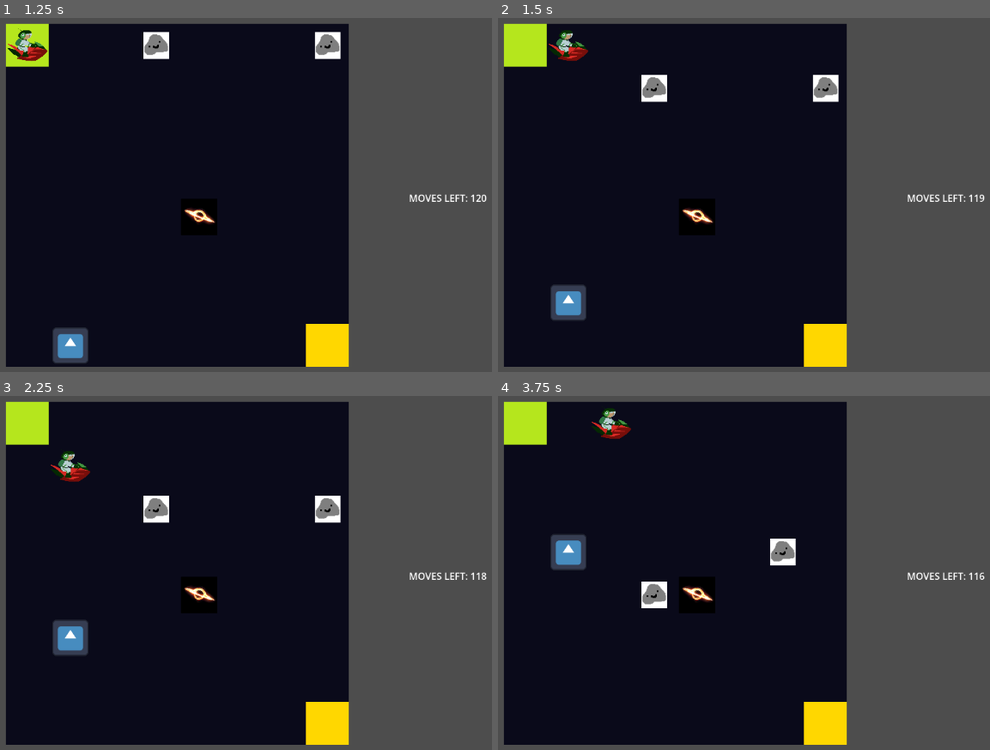
Above: before the commit, frames 1-4 (two rows, left to right).
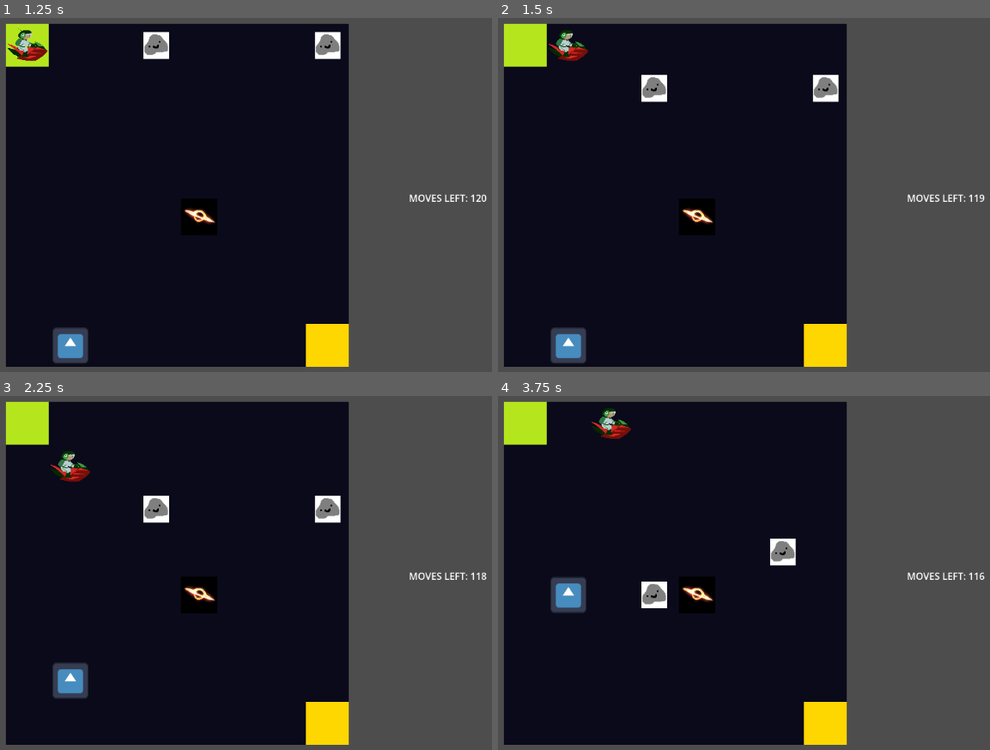
Above: after the commit, the same moments.

Repository: XilefEel/gameseed-2026
Game: Godot game, scene res://scenes/MainMenu.tscn
The game is run twice, just before and just after one commit, with the same random seed, the same clock (stepped at 60 frames per second) and the same inputs. The engine's default icon, where the game draws it, is replaced by a stand-in: a white triangle on a blue panel in a dark square.
Inputs:
- Up to frame 1 (1.25 s): click "Play" at 0.5 s
- Up to frame 2 (1.5 s): tap Enter at 1.25 s; hold Right (ui_right) from 1.28 s (still down); hold Shift from 1.28 s (still down)
- Up to frame 3 (2.25 s): tap Space at 2 s; release Right (ui_right) at 2.03 s; release Shift at 2.03 s; hold Down (ui_down) from 2.03 s (still down); tap Shift at 2.1 s
- Up to frame 4 (3.75 s): tap Enter at 2.75 s; release Down (ui_down) at 2.78 s; hold Right (ui_right) 2.78-3.53 s; hold Shift 2.78-3.53 s; tap Space at 3.5 s; hold Up (ui_up) from 3.53 s (still down); tap Shift at 3.6 s

Frame 1 is identical in both runs. In frame 2, 1.5% of the frame differs, in the area x 10-18%, y 75-98%; in frame 3, 1.4%; in frame 4, 1.5%, in the area x 10-18%, y 39-62%.

Commit message:
updated pirate step logic and added tween for asteroid and pirate

Diff:
--- a/scripts/hazards/asteroid.gd
+++ b/scripts/hazards/asteroid.gd
@@ -15,7 +15,18 @@
 
 func step() -> void:
 	path_index = (path_index + 1) % path.size()
-	position = grid.map_to_local(path[path_index])
+	var target_pos = grid.map_to_local(path[path_index])
+	var duration = position.distance_to(target_pos) / 200.0
+
+	if path_index == 0:
+		position = target_pos
+	else:
+		create_tween().tween_property(
+			self,
+			"position",
+			target_pos,
+			duration
+		)
 
 
 func get_cell() -> Vector2i:
--- a/scripts/hazards/pirate.gd
+++ b/scripts/hazards/pirate.gd
@@ -34,6 +34,7 @@
 
 	is_chasing = true
 
+
 func setup_astar() -> void:
 	astar.region = Rect2i(0, 0, grid.GRID_SIZE, grid.GRID_SIZE)
 	astar.cell_size = Vector2(1, 1)
@@ -46,6 +47,7 @@
 			if not grid.is_wall(c):
 				astar.set_point_solid(c, false)
 
+
 func step(player_cell: Vector2i) -> void:
 	if not is_chasing:
 		return
@@ -56,4 +58,12 @@
 		return
 
 	cell = Vector2i(path[1])
-	position = grid.map_to_local(cell)
+	var target_pos = grid.map_to_local(cell)
+	var duration = position.distance_to(target_pos) / 200.0
+
+	create_tween().tween_property(
+		self,
+		"position",
+		target_pos,
+		duration
+	)
--- a/scripts/player/player_hazards.gd
+++ b/scripts/player/player_hazards.gd
@@ -35,8 +35,8 @@
 
 func step_pirates(player_cell: Vector2i) -> void:
 	for p in pirates:
+		p.step(player_cell)
 		p.check_line_of_sight(player_cell)
-		p.step(player_cell)
 
 
 func is_pirate_at(cell: Vector2i) -> bool:
--- a/scripts/player/player_movement.gd
+++ b/scripts/player/player_movement.gd
@@ -114,15 +114,23 @@
 			]
 
 	for cell in dash_path:
-		if not grid.is_in_bounds(cell) or grid.is_wall(cell) or hazards.is_on_blackhole(cell):
+		for p in hazards.pirates:
+			p.check_line_of_sight(cell)
+
+		if not grid.is_in_bounds(cell):
+			await move_to_cell(dash_path[dash_path.find(cell) - 1])
+			return
+
+		if grid.is_wall(cell) or hazards.is_on_blackhole(cell):
 			await move_to_cell(cell if grid.is_in_bounds(cell) else dash_path[-2])
 			await hazards.game_over()
 			return
 
-		if hazards.is_asteroid_at(cell):
+		if hazards.is_asteroid_at(cell) or hazards.is_pirate_at(cell):
 			await move_to_cell(cell)
 			await hazards.game_over()
 			return
+
 
 	await move_to_cell(dash_path[-1])
 
